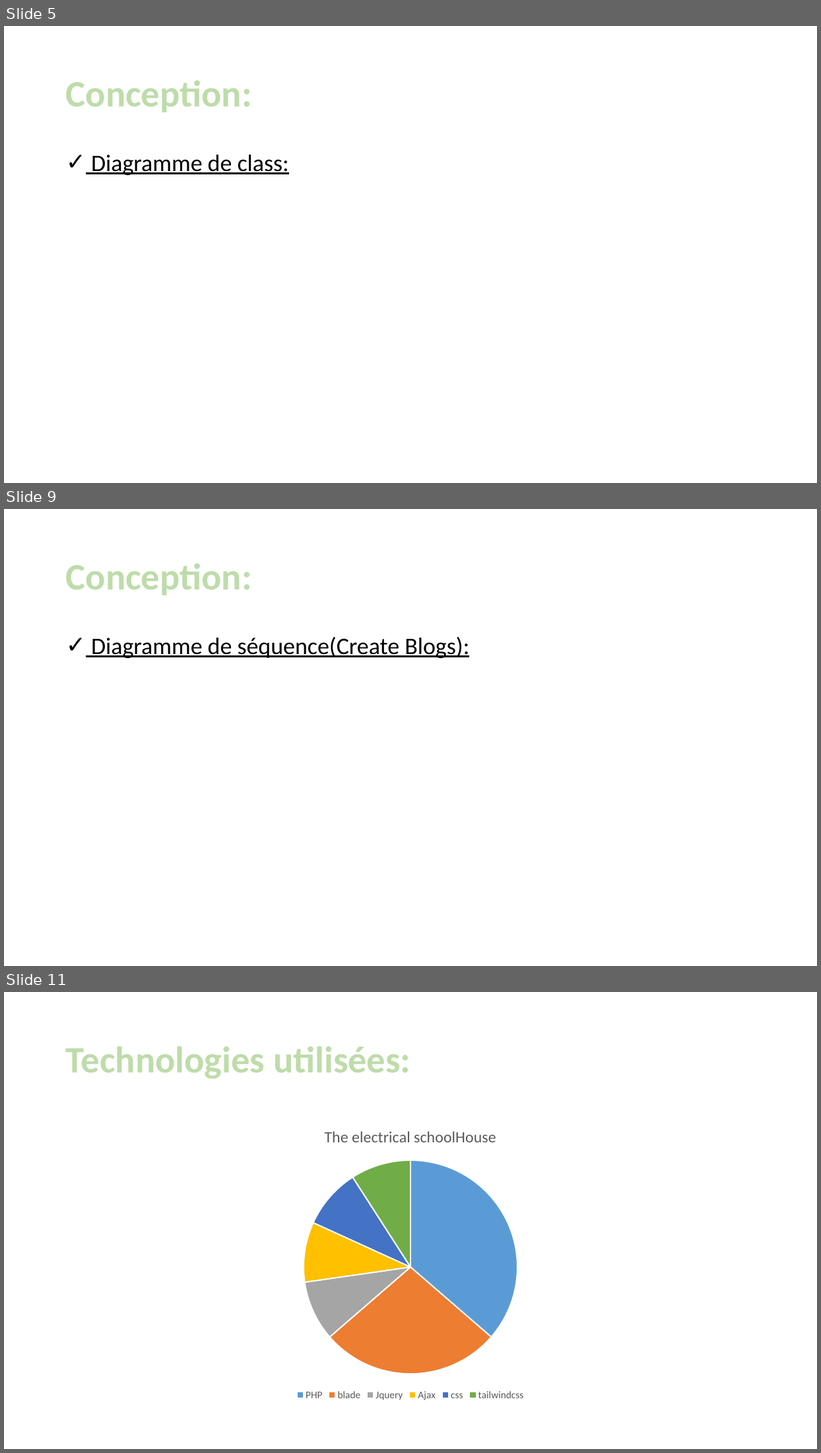
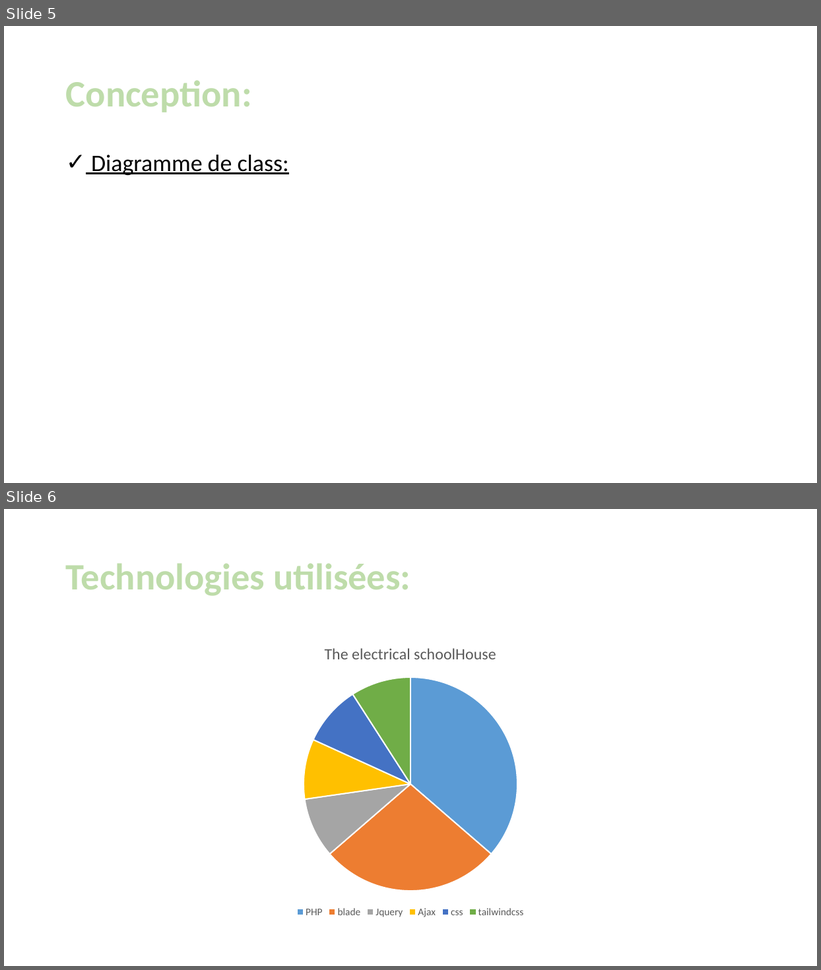
Before and after one commit to moussafia/The_Electric_Schoolhouse-, a slide deck: presentation/The electrical SchoolHouse.pptx. Shown one above the other, each under a label of ours: slides 5, 9 and 11 before the commit, slides 5 and 6 after it; the slides between them are not shown. The pictures are 821x1453 and 821x970 pixels, drawn with LibreOffice and Linux fonts; fonts in the diff are those of the drawing. Boxes give left, top, right and bottom in pixels: in the first picture for what was removed or moved away, otherwise in the second. Text is boxed around its words. In the diff, an @@ line names an element or a change of style, - is before the commit and + after.

```diff
--- a/presentation/The electrical SchoolHouse.pptx
+++ b/presentation/The electrical SchoolHouse.pptx
@@ slide 9 removed at (4, 509, 817, 966), background #FFFFFF @@
@@ title removed at (66, 563, 252, 595) @@
-Conception:
@@ text removed at (91, 637, 469, 658) @@
-✓ Diagramme de séquence(Create Blogs):
@@ what was slide 11 is now slide 6 @@
```
Also in this commit, not shown: 1 slide changed, 5 other slides removed, 26 other files.
